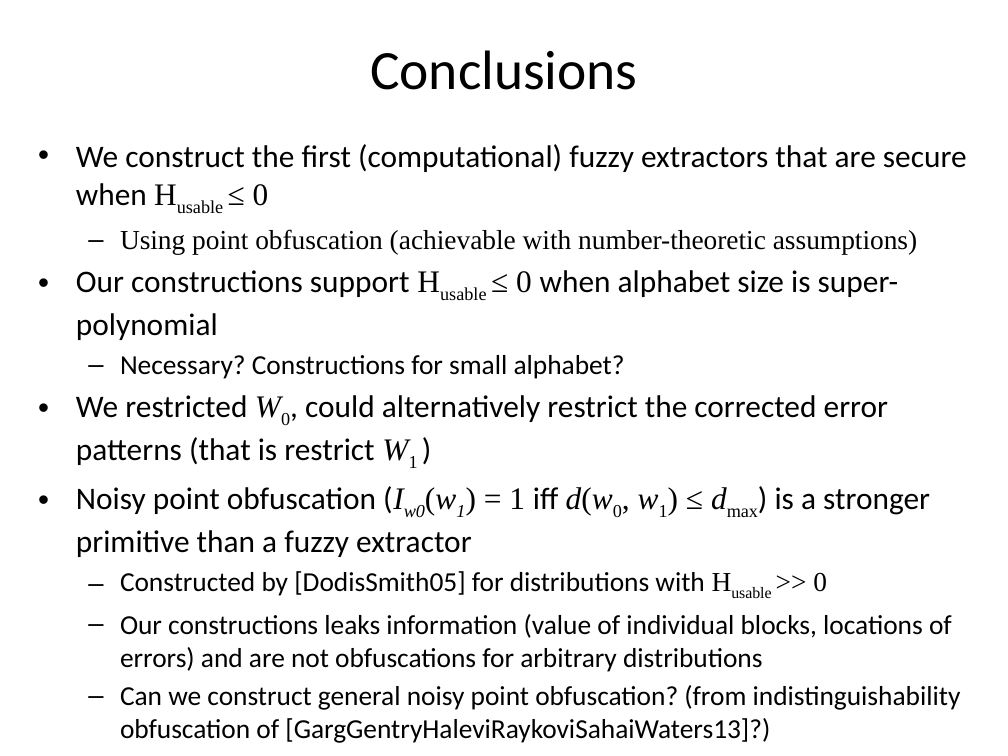
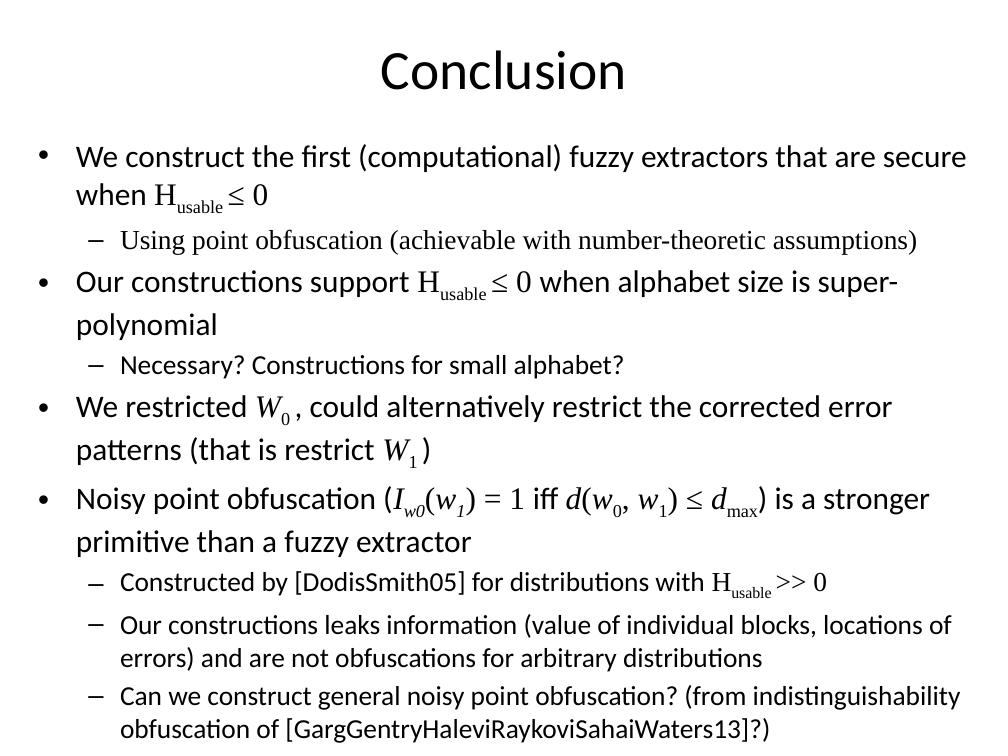
Before and after one commit to xianruimeng/comp-fuzzy-ext, a slide deck: slide 42 of constantRate/KeyDerivationWithNegativeUsable.pptx (slide 39 before the commit). Drawn at 1008x756 pixels with LibreOffice and Linux fonts; fonts in the diff are those of the drawing. Boxes give left, top, right and bottom in pixels: in the first picture for what was removed or moved away, otherwise in the second. Text is boxed around its words. In the diff, an @@ line names an element or a change of style, - is before the commit and + after.

```diff
--- a/constantRate/KeyDerivationWithNegativeUsable.pptx
+++ b/constantRate/KeyDerivationWithNegativeUsable.pptx
@@ title at (x1=381, y1=50, x2=627, y2=90): text changed @@
-Conclusions
+Conclusion
@@ text at (x1=76, y1=395, x2=892, y2=465): spaces changed @@
-• We restricted W0, could alternatively restrict the corrected error patterns (that is restrict W1 )
+• We restricted W0 , could alternatively restrict the corrected error patterns (that is restrict W1 )
```
Also in this commit, not shown: 21 other slides changed, 3 slides added.
